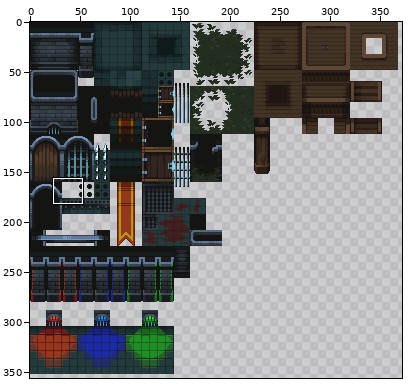
Two versions of one sprite sheet, assets/tilemaps/Tiles.png. Above: a wide view before the commit, with the close-up outlined.
Close-up. Old version:
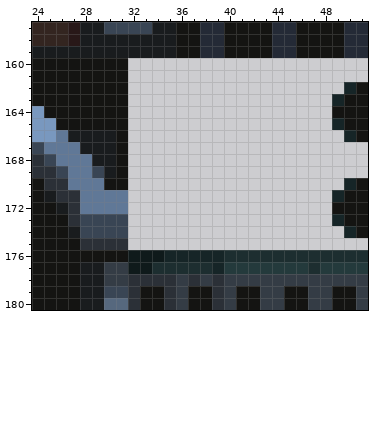
The file is 400x400 pixels. Colours within 5 levels of each other are drawn and written as one. Shown: x 24..51, y 157..180. The wide view leaves out empty margins.
The same view after the edit:
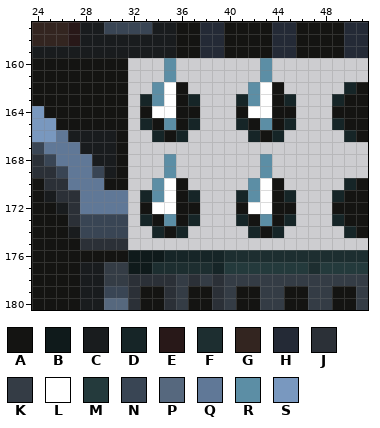
Palette (. is transparent): A #141412  B #0f1a1b  C #191c1e  D #162527  E #281818  F #1d2e30  G #332520  H #242a36  J #2b3037  K #343c45  L #ffffff  M #243a3c  N #394554  P #56687e  Q #607897  R #5c8ea5  S #7998bf
What changed:
y 160..161: x 35 . -> R; x 43 . -> R
y 162: x 34..36 ... -> RLA; x 42..44 ... -> RLA
y 163: x 33..37 ..... -> DRLAD; x 41..45 ..... -> DRLAD
y 164: x 33..37 ..... -> ALLAA; x 41..45 ..... -> ALLAA
y 165: x 33..37 ..... -> DARAD; x 41..45 ..... -> DARAD
y 166: x 34..36 ... -> DAD; x 42..44 ... -> DAD
y 168..169: x 35 . -> R; x 43 . -> R
y 170: x 34..36 ... -> RLA; x 42..44 ... -> RLA
y 171: x 33..37 ..... -> DRLAD; x 41..45 ..... -> DRLAD
y 172: x 33..37 ..... -> ALLAA; x 41..45 ..... -> ALLAA
y 173: x 33..37 ..... -> DARAD; x 41..45 ..... -> DARAD
y 174: x 34..36 ... -> DAD; x 42..44 ... -> DAD
